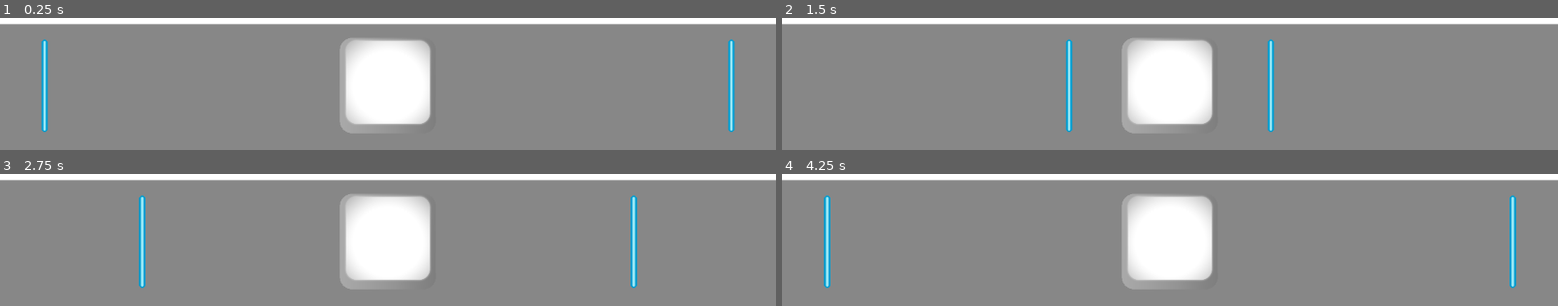
Above: before the commit, frames 1-4 (two rows, left to right).
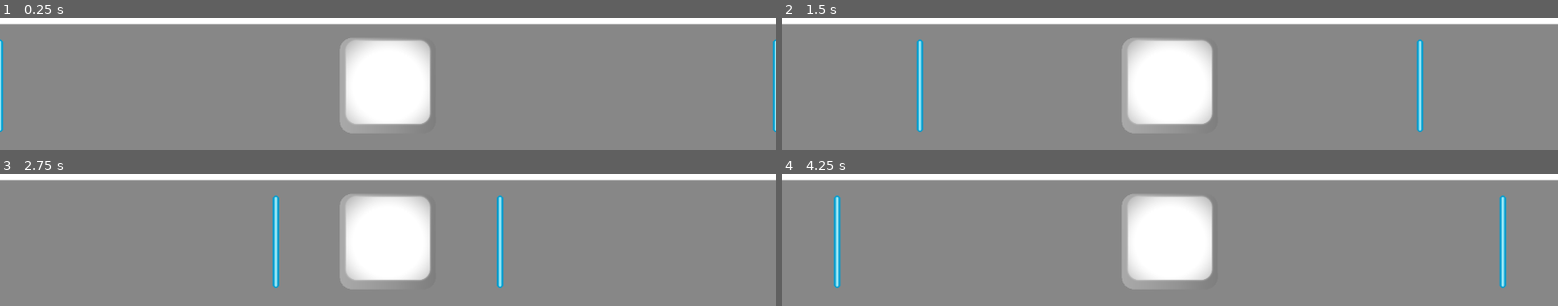
Above: after the commit, the same moments.

Repository: CoupCritik/GodotMusicMail
Game: Godot game, scene res://Scenes/banderythmo.tscn
Same seed, same stepped clock (60 frames per second), same inputs: the game is played once before the commit and once after it. Sound files missing from this copy of the repository are replaced by a short silence.
Inputs:
- Up to frame 1 (0.25 s): no input
- Up to frame 2 (1.5 s): tap Enter at 1.25 s
- Up to frame 3 (2.75 s): tap Space at 2 s
- Up to frame 4 (4.25 s): no input

The runs differ from the first frame. In frame 1, 2.1% of the frame differs, in the area x 0-100%, y 16-87%; in frame 2, 2.6%; in frame 3, 2.4%; in frame 4, 2.6%, in the area x 5-95%, y 16-87%.

Commit message:
version troll

Diff:
--- a/Scenes/banderythmo.tscn
+++ b/Scenes/banderythmo.tscn
@@ -3,8 +3,8 @@
 [ext_resource type="Texture2D" uid="uid://d011cc140u6v6" path="res://ecran.png" id="1_33a7h"]
 [ext_resource type="Script" uid="uid://bxyqhpqkjisan" path="res://Scripts/banderythmo.gd" id="1_hmytj"]
 [ext_resource type="Texture2D" uid="uid://b26b6igrjwtgk" path="res://barre.png" id="2_hmytj"]
+[ext_resource type="AudioStream" uid="uid://brb3px5x8b8xk" path="res://Audio/Frenchkick - Make It Burn Dem Uptempo (Mashup) [240 BPM MONKEY TEMPO].mp3" id="2_vguga"]
 [ext_resource type="Texture2D" uid="uid://dpc5dmwyy5tsp" path="res://touche.png" id="4_i1kiu"]
-[ext_resource type="AudioStream" uid="uid://u1x24r8i5p51" path="res://Audio/In-the-hall-of-the-mountain-king.mp3" id="5_7c6kv"]
 [ext_resource type="Texture2D" uid="uid://c7wiww7s4hp3b" path="res://baton.png" id="6_6avvr"]
 [ext_resource type="Script" uid="uid://cieoij1x0j06v" path="res://Scenes/baton_2.gd" id="7_feicu"]
 [ext_resource type="Script" uid="uid://dvikqxegr30q4" path="res://Scenes/baton.gd" id="7_vguga"]
@@ -13,7 +13,7 @@
 script = ExtResource("1_hmytj")
 
 [node name="AudioStreamPlayer" type="AudioStreamPlayer2D" parent="."]
-stream = ExtResource("5_7c6kv")
+stream = ExtResource("2_vguga")
 
 [node name="Ecran" type="Sprite2D" parent="."]
 position = Vector2(600, 400)
--- a/Scenes/baton.gd
+++ b/Scenes/baton.gd
@@ -1,7 +1,7 @@
 extends Sprite2D
 
 var target_position = Vector2(600,700)
-var speed = 300
+var speed = 2560
 
 func _read():
 	position = Vector2(0,700)
--- a/Scenes/baton_2.gd
+++ b/Scenes/baton_2.gd
@@ -1,7 +1,7 @@
 extends Sprite2D
 
 var target_position = Vector2(600,700)
-var speed = 300
+var speed = 2560
 
 func _read():
 	position = Vector2(1200,700)
Not shown, added: Audio/Frenchkick - Make It Burn Dem Uptempo (Mashup) [240 BPM MONKEY TEMPO].mp3.import
Not shown, added: Audio/Frenchkick - Make It Burn Dem Uptempo (Mashup) [240 BPM MONKEY TEMPO].mp3
